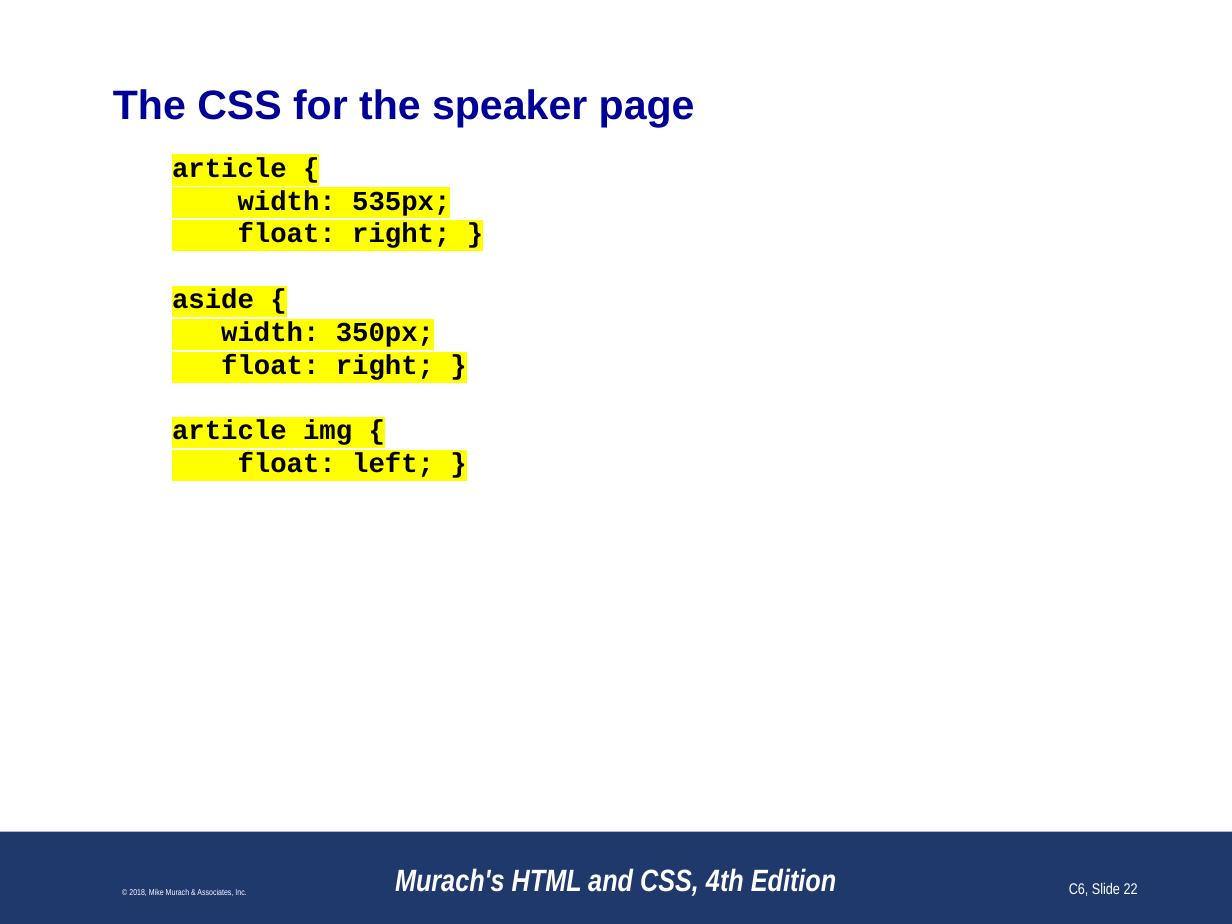
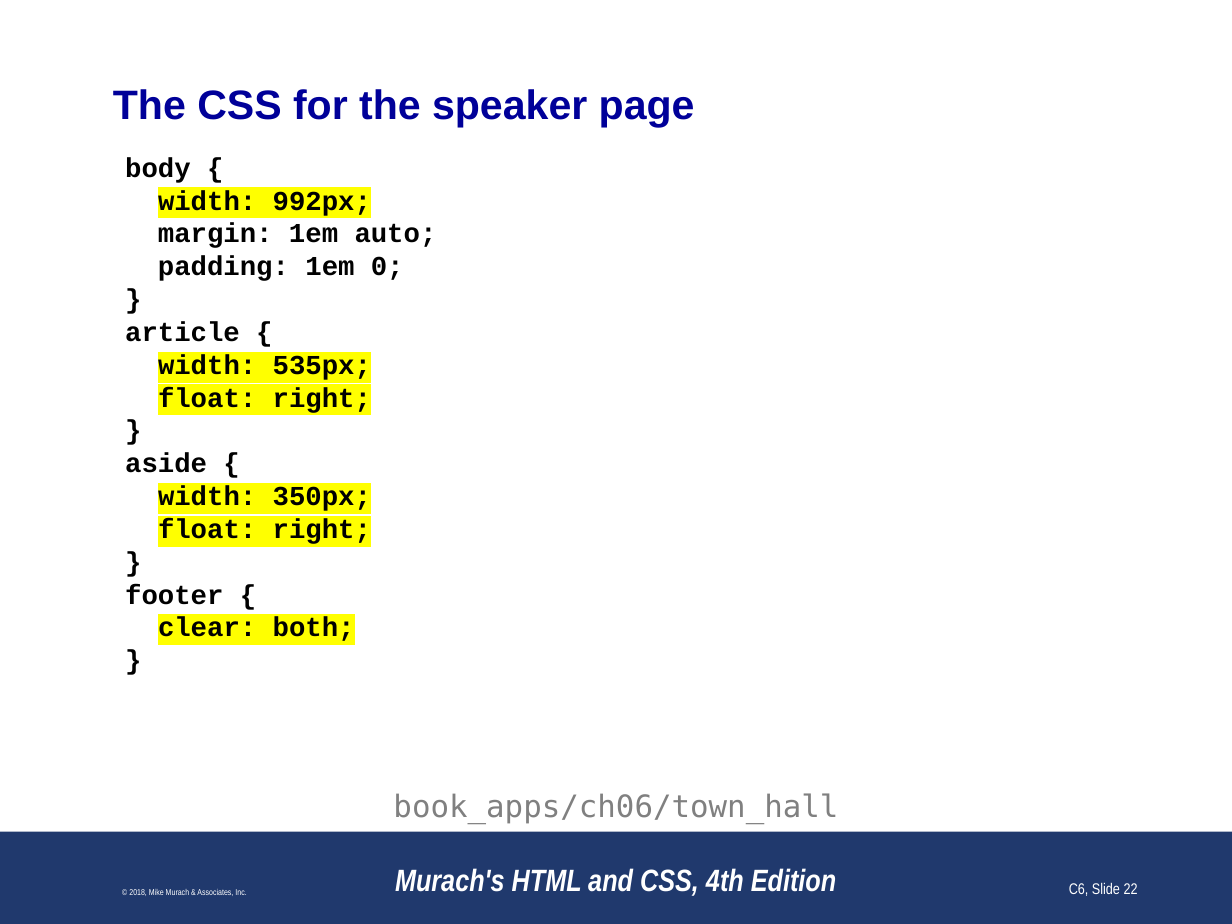
Before and after one commit to paulsmithkc/awd1000_base_lab_and_homework, a slide deck: slide 22 of murach_html_4e/slides/Chapter 6 slides (Revised).pptx. Drawn at 1232x924 pixels with LibreOffice and Linux fonts; fonts in the diff are those of the drawing; background and template pictures are left out. Boxes give left, top, right and bottom in pixels: in the first picture for what was removed or moved away, otherwise in the second. Text is boxed around its words. In the diff, an @@ line names an element or a change of style, - is before the commit and + after.

```diff
--- a/murach_html_4e/slides/Chapter 6 slides (Revised).pptx
+++ b/murach_html_4e/slides/Chapter 6 slides (Revised).pptx
@@ text at bbox=[125, 157, 437, 281]: paragraphs added @@
+body {
+width: 992px;
+margin: 1em auto;
+padding: 1em 0;
+}
@@ text at bbox=[125, 322, 371, 511]: highlight #FFFF00 to none in "article {", "aside {"; indent changed @@
@@ text at bbox=[158, 387, 371, 413]: text changed @@
-float: right; }
+float: right;
+}
@@ text at bbox=[125, 519, 371, 641]: text changed @@
-float: right; }
-article img {
-float: left; }
+float: right;
+}
+footer {
+clear: both;
+}
@@ text added at bbox=[393, 793, 838, 824], 18 pt, text #808080 @@
+book_apps/ch06/town_hall
```
Also in this commit, not shown: 26 other slides changed, 1 slide added, 3 slides removed.
